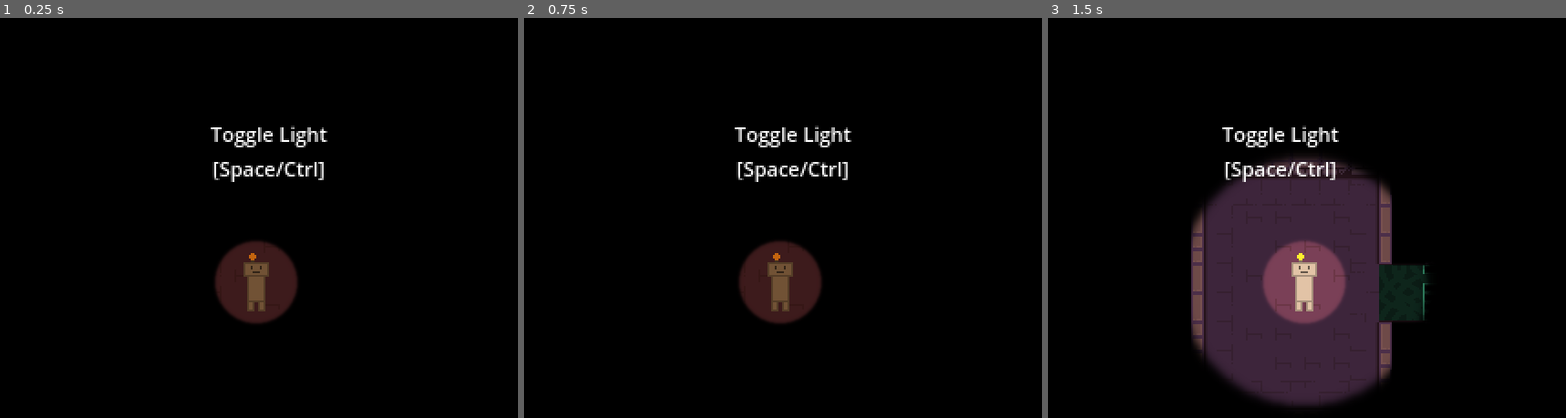
Above: before the commit, frames 1-3 (left to right).
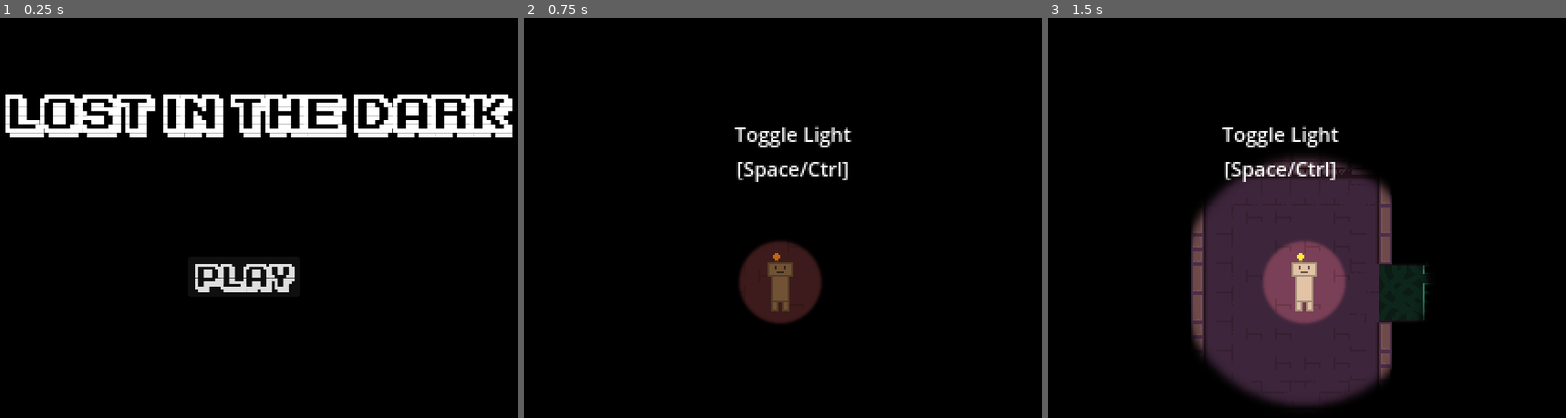
Above: after the commit, the same moments.

Repository: CookieCherith0969/GDM-Assignment-4
Game: Godot game, scene res://Scenes/StartMenu.tscn
Two runs of this game, one before a commit and one after it. Both use one fixed random seed, a clock stepped at 60 frames per second and the inputs below. Before the commit the project starts from res://Scenes/Levels/Tutorial.tscn.
Inputs (mouse positions are in pixels of both pictures, inside the frame that each line leads up to):
- Up to frame 1 (0.25 s): no input
- Up to frame 2 (0.75 s): click (767, 278) at 0.5 s, where only the run after the commit has a clickable "PLAY"
- Up to frame 3 (1.5 s): tap Enter at 1.25 s; move the mouse to (1436, 254) at 1.27 s; hold D (Right) from 1.28 s (still down); hold Space (Light) from 1.28 s (still down)

The runs differ from the first frame. In frame 1, 10% of the frame differs, in the area x 1-99%, y 19-77%; in frame 2, nothing differs; in frame 3, nothing differs.

Commit message:
Basic start menu

Diff:
--- /dev/null
+++ b/Scenes/MenuScript.gd
@@ -0,0 +1,6 @@
+extends Control
+
+
+
+func _on_button_pressed():
+	get_tree().change_scene_to_file("res://Scenes/Levels/Tutorial.tscn")
--- /dev/null
+++ b/Scenes/StartMenu.tscn
@@ -0,0 +1,36 @@
+[gd_scene load_steps=3 format=3 uid="uid://04y4bflc7pt2"]
+
+[ext_resource type="Script" path="res://Scenes/MenuScript.gd" id="1_5uf7y"]
+[ext_resource type="FontFile" uid="uid://xet4chtrbm4u" path="res://Art/Fonts/ka1.ttf" id="1_kbwj4"]
+
+[node name="StartMenu" type="Control"]
+layout_mode = 3
+anchors_preset = 15
+anchor_right = 1.0
+anchor_bottom = 1.0
+grow_horizontal = 2
+grow_vertical = 2
+script = ExtResource("1_5uf7y")
+
+[node name="Label" type="Label" parent="."]
+layout_mode = 2
+offset_left = 49.0
+offset_top = 112.0
+offset_right = 599.0
+offset_bottom = 167.0
+size_flags_horizontal = 4
+theme_override_fonts/font = ExtResource("1_kbwj4")
+theme_override_font_sizes/font_size = 48
+text = "LOST IN THE DARK"
+
+[node name="Button" type="Button" parent="."]
+layout_mode = 2
+offset_left = 249.0
+offset_top = 296.0
+offset_right = 372.0
+offset_bottom = 340.0
+theme_override_fonts/font = ExtResource("1_kbwj4")
+theme_override_font_sizes/font_size = 32
+text = "PLAY"
+
+[connection signal="pressed" from="Button" to="." method="_on_button_pressed"]
--- a/project.godot
+++ b/project.godot
@@ -11,7 +11,7 @@
 [application]
 
 config/name="GDM Assignment 4"
-run/main_scene="res://Scenes/Levels/Tutorial.tscn"
+run/main_scene="res://Scenes/StartMenu.tscn"
 config/features=PackedStringArray("4.2", "GL Compatibility")
 config/icon="res://icon.svg"
 
Binary file added: Art/Fonts/ka1.ttf
Not shown, added: Art/Fonts/ka1.ttf.import
Not shown, added: Art/PlaceholderArt/Cover.png.import
Not shown: 2 places in Scenes/Glass.tscn that only renumber resources
Not shown: 1 places in Scenes/Levels/Tutorial.tscn that only renumber resources
